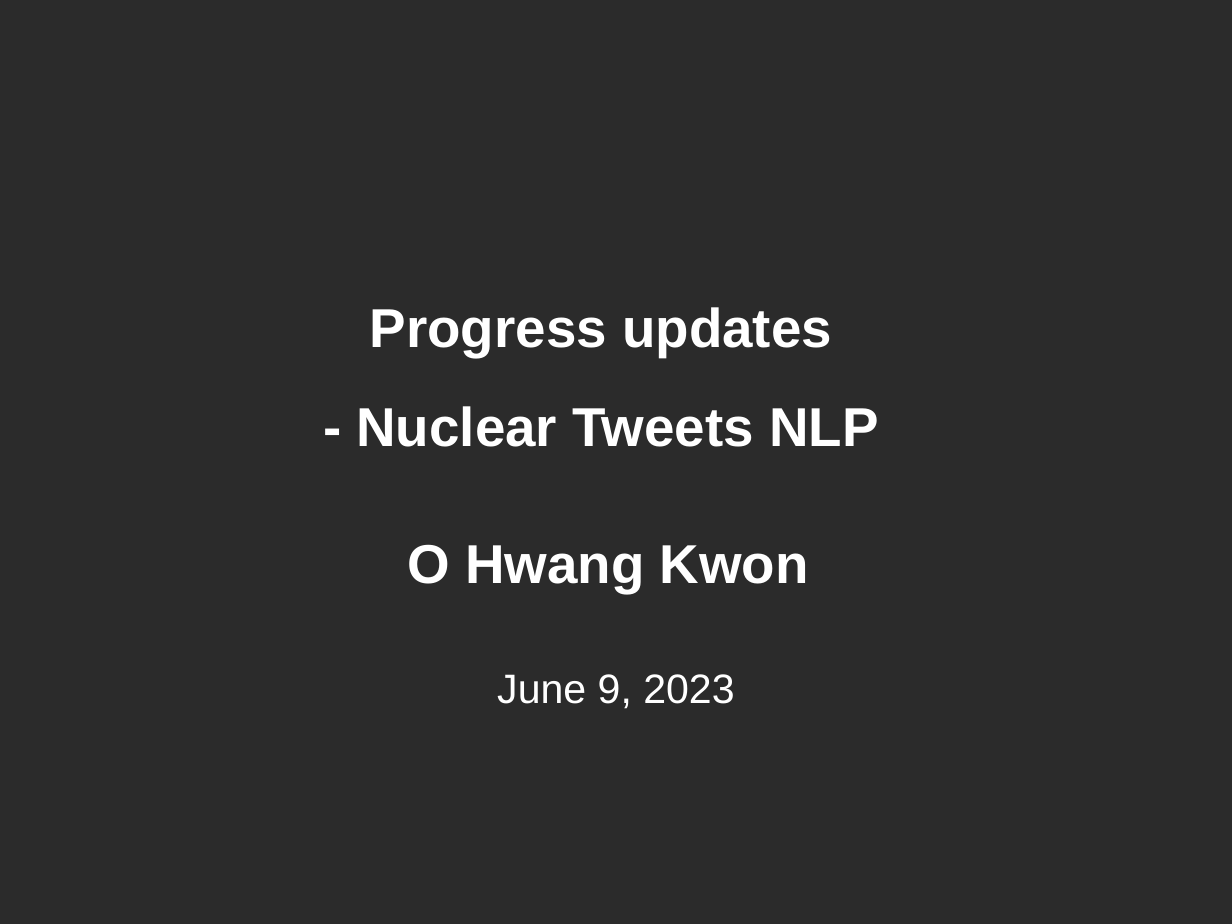
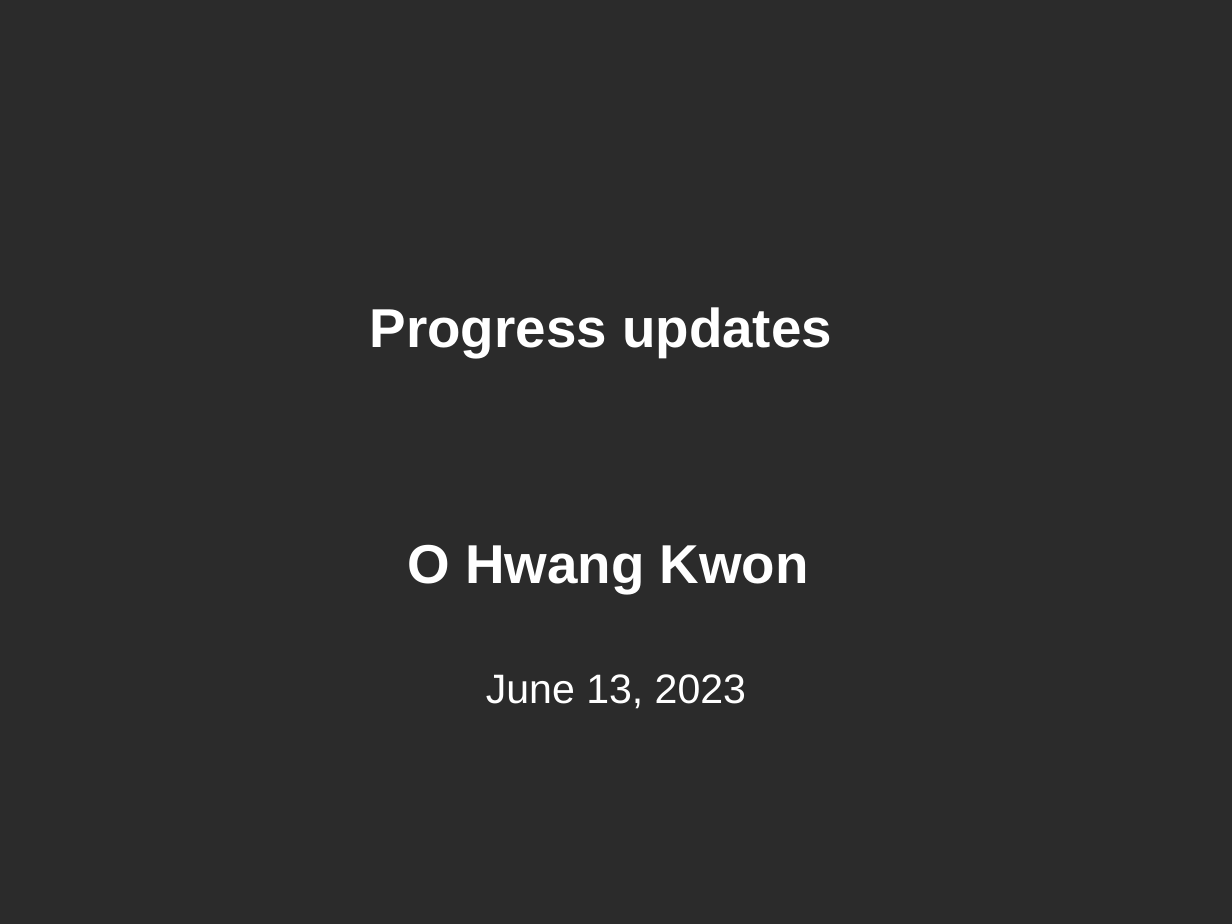
Before and after one commit to army17929/NLP, a slide deck: slide 1 of meeting_slides/week3.pptx. Drawn at 1232x924 pixels with LibreOffice and Linux fonts; fonts in the diff are those of the drawing; background and template pictures are left out; a plain dark background stands for a picture behind light text. Boxes give left, top, right and bottom in pixels: in the first picture for what was removed or moved away, otherwise in the second. Text is boxed around its words. In the diff, an @@ line names an element or a change of style, - is before the commit and + after.

```diff
--- a/meeting_slides/week3.pptx
+++ b/meeting_slides/week3.pptx
@@ title at <box>370,307,832,357</box>: text changed @@
-Progress updates
-- Nuclear Tweets NLP
+Progress updates
@@ text at <box>486,674,746,709</box>: text changed @@
-June 9, 2023
+June 13, 2023
```
Also in this commit, not shown: 5 slides removed, 6 other files.
